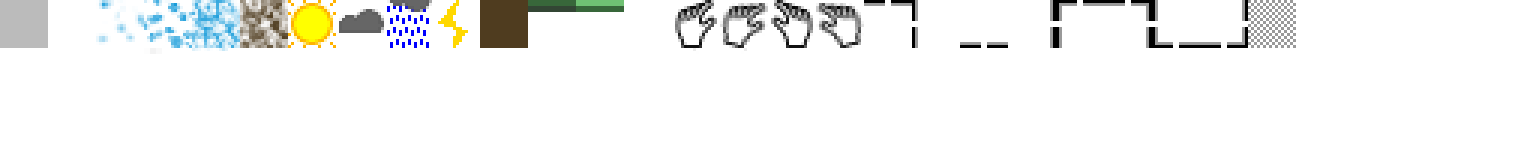
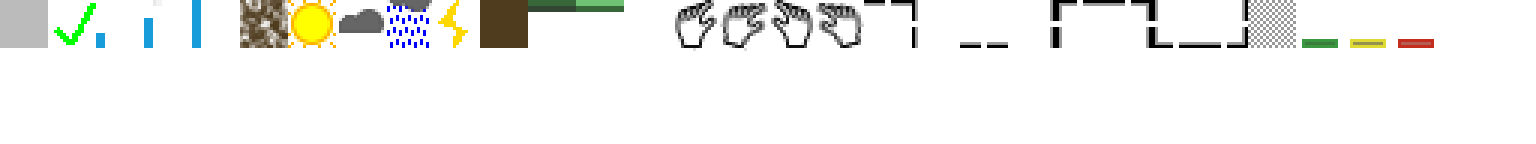
Two versions of the same layered image (1536x144). Layer-by-layer changes:
removed layer "Foreground" over [54,0,864,54]
added layer "Pasted Layer" above "sprites.png" over [1398,39,1434,48]
renamed "Background" to "sprites.png", showed it, painted on it over [54,0,1434,54]
